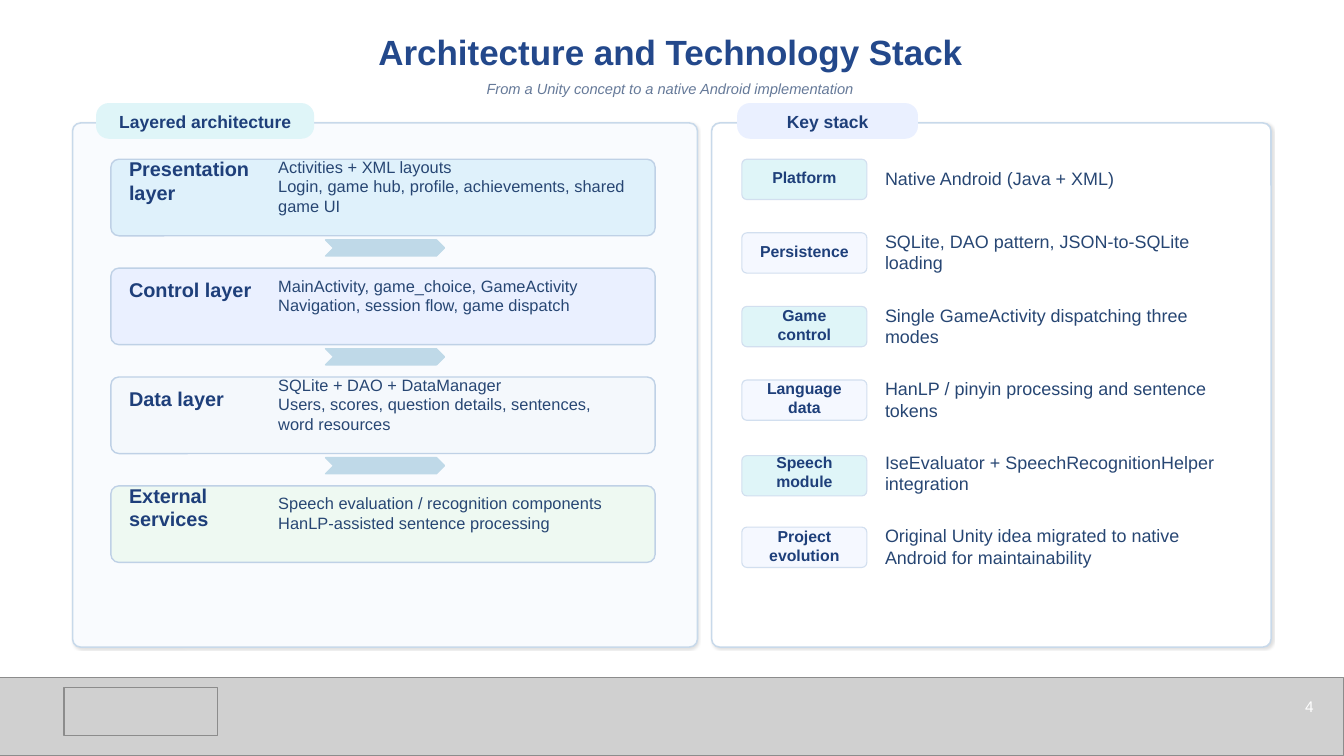
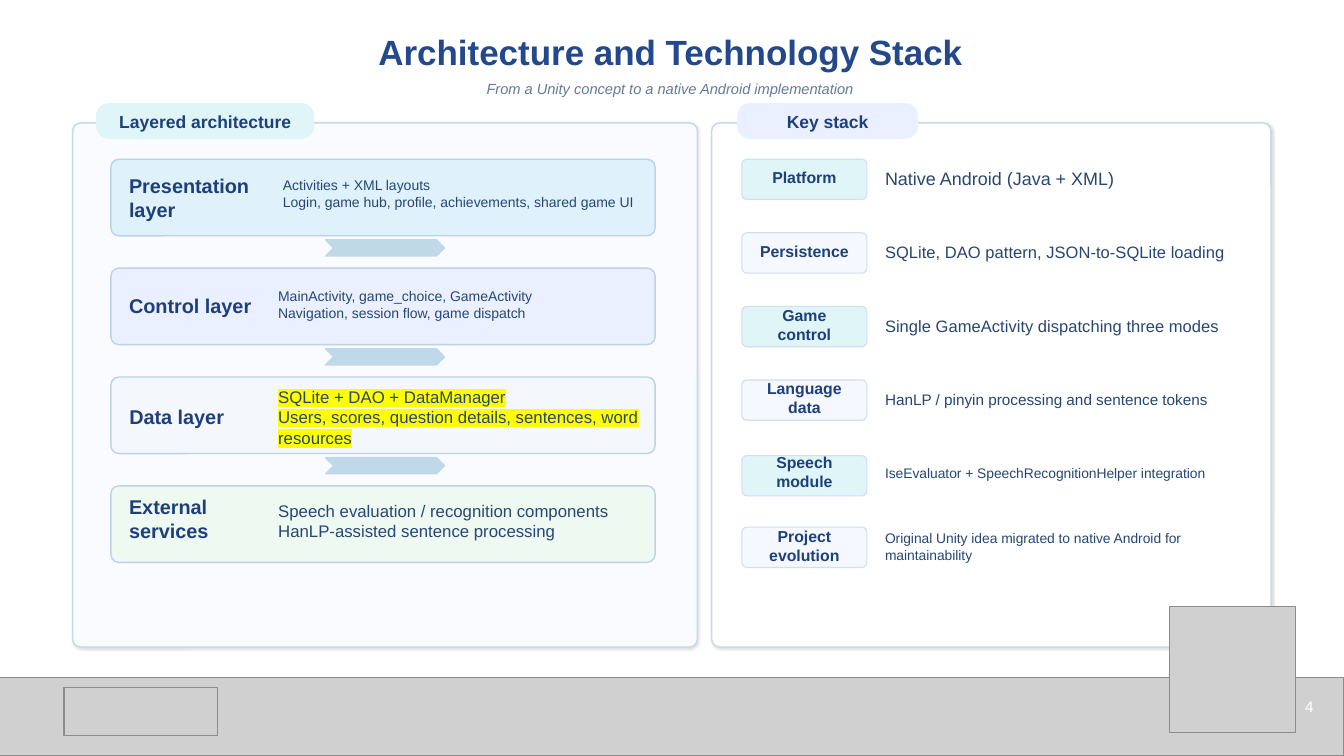
Before and after one commit to liuweilianghhh/Chinese_game, a slide deck: slide 4 of CatLingo_Defense_Template_Style.pptx. Drawn at 1344x756 pixels with LibreOffice and Linux fonts; fonts in the diff are those of the drawing; grey boxes stand for pictures. Boxes give left, top, right and bottom in pixels: in the first picture for what was removed or moved away, otherwise in the second. Text is boxed around its words. In the diff, an @@ line names an element or a change of style, - is before the commit and + after.

```diff
--- a/CatLingo_Defense_Template_Style.pptx
+++ b/CatLingo_Defense_Template_Style.pptx
@@ text "Presentation layer": place and size @@
-text "Presentation layer" at [129,161,249,204]
+text "Presentation layer" at [129,178,249,221]
@@ text "Activities + XML layouts" at [283,180,634,210]: size 11.7 to 10 pt @@
@@ text "SQLite, DAO pattern, JSON-to-SQLite loading" at [885,246,1224,262]: size 12.8 to 11.8 pt @@
@@ text "Control layer": place and size @@
-text "Control layer" at [129,282,251,301]
+text "Control layer" at [129,298,251,317]
@@ text "MainActivity, game_choice, GameActivity" at [278,291,532,321]: size 11.7 to 10 pt @@
@@ text "Single GameActivity dispatching three modes" at [885,320,1219,335]: size 12.8 to 11.8 pt @@
@@ text "SQLite + DAO + DataManager" at [278,391,637,444]: size 11.7 to 12 pt, highlight none to #FFFF00 @@
@@ text "HanLP / pinyin processing and ..." at [885,394,1207,408]: size 12.8 to 10.9 pt @@
@@ text "Data layer": place and size @@
-text "Data layer" at [129,391,223,410]
+text "Data layer" at [129,409,224,428]
@@ text "IseEvaluator + SpeechRecognitionHelper integration" at [885,468,1205,481]: size 12.8 to 9.9 pt @@
@@ text "External services": place and size @@
-text "External services" at [129,488,208,526]
+text "External services" at [129,499,208,538]
@@ text "Speech evaluation / recognition components": place and size @@
-text "Speech evaluation / recognition components" at [278,497,602,533]
+text "Speech evaluation / recognition components" at [278,505,608,541]
@@ text "Speech evaluation / recognition components" at [278,505,608,541]: size 11.7 to 12 pt @@
@@ text "Original Unity idea migrated to ..." at [885,533,1181,563]: size 12.8 to 9.9 pt @@
@@ picture added at [1170,607,1296,733] @@
```
Also in this commit, not shown: 8 other slides changed, 2 slides added, 1 other file.
